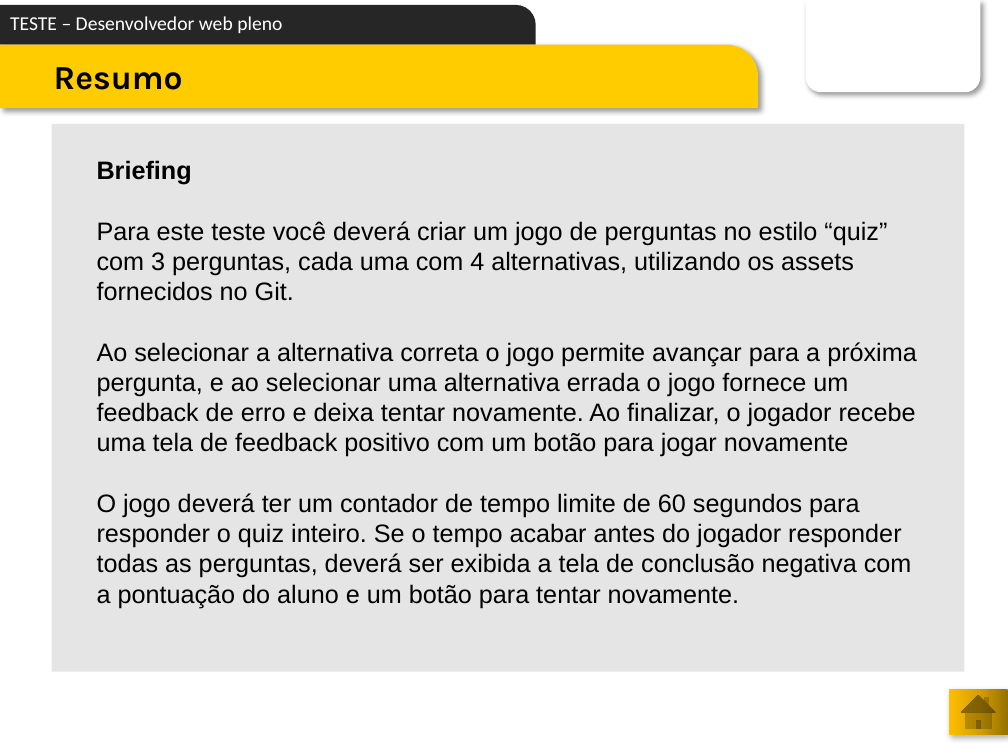
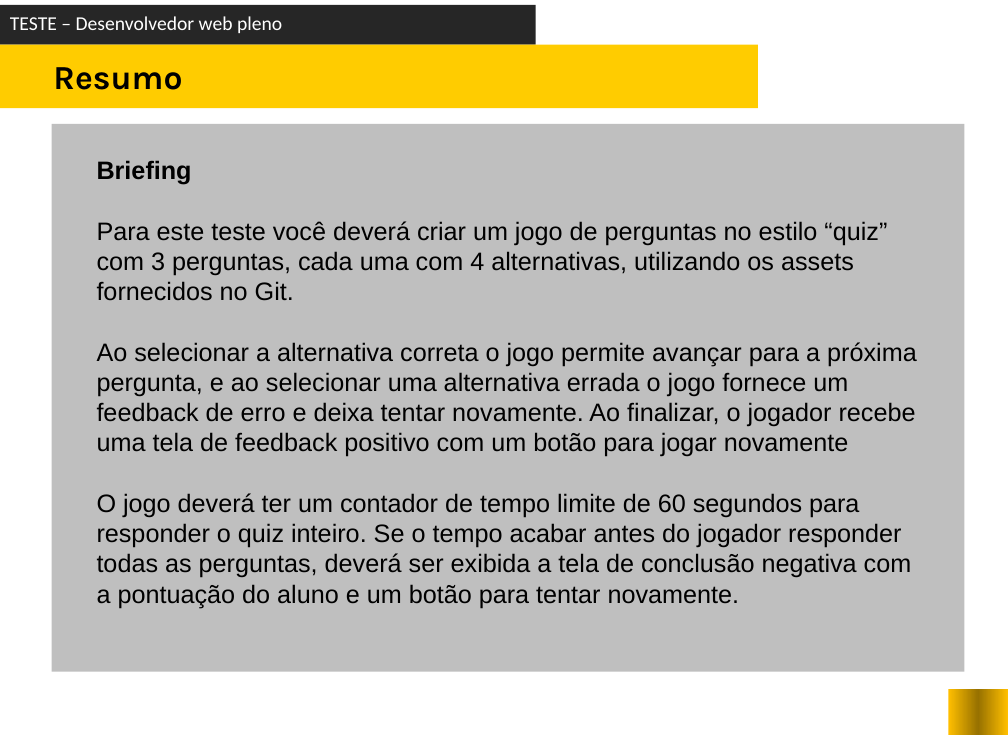
Before and after one commit to atheva/test-web-developer, a slide deck: slide 5 of spec/roteiro/TESTE - desenvolvedor web pleno.pptx. Drawn at 1008x756 pixels with LibreOffice and Linux fonts; fonts in the diff are those of the drawing; background and template pictures are left out. Boxes give left, top, right and bottom in pixels: in the first picture for what was removed or moved away, otherwise in the second. Text is boxed around its words. In the diff, an @@ line names an element or a change of style, - is before the commit and + after.

```diff
--- a/spec/roteiro/TESTE - desenvolvedor web pleno.pptx
+++ b/spec/roteiro/TESTE - desenvolvedor web pleno.pptx
@@ text "TESTE – Desenvolvedor web pleno" at (x1=10, y1=16, x2=282, y2=33): indent changed; less space between paragraphs @@
@@ rectangle at (x1=0, y1=5, x2=535, y2=44): round rect to rectangle @@
@@ round same rect removed at (x1=805, y1=0, x2=980, y2=93) @@
@@ rectangle at (x1=0, y1=44, x2=758, y2=108): round rect to rectangle; shadow off @@
@@ text "Resumo" at (x1=53, y1=67, x2=182, y2=90): indent changed; less space between paragraphs @@
@@ rectangle added at (x1=980, y1=92, x2=1008, y2=183), fill #FFFFFF @@
@@ rectangle at (x1=51, y1=124, x2=964, y2=671): fill #BFBFBF at 40% opacity to #BFBFBF @@
@@ action button home removed at (x1=949, y1=689, x2=1008, y2=735) @@
@@ rectangle added at (x1=949, y1=689, x2=1008, y2=735), fill gradient #FFBF00 to #977100 @@
```
Also in this commit, not shown: 9 other slides changed, 1 other file.
